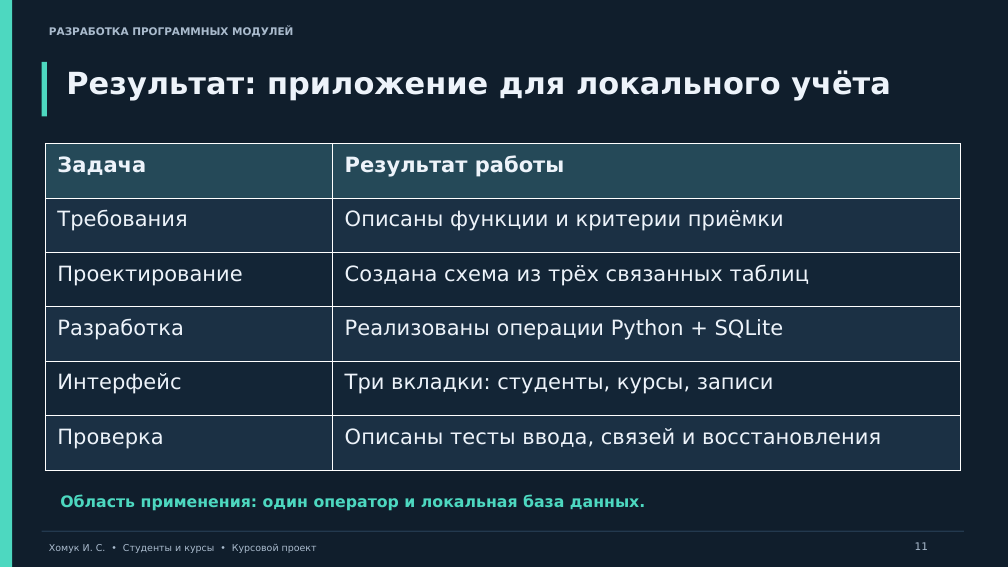
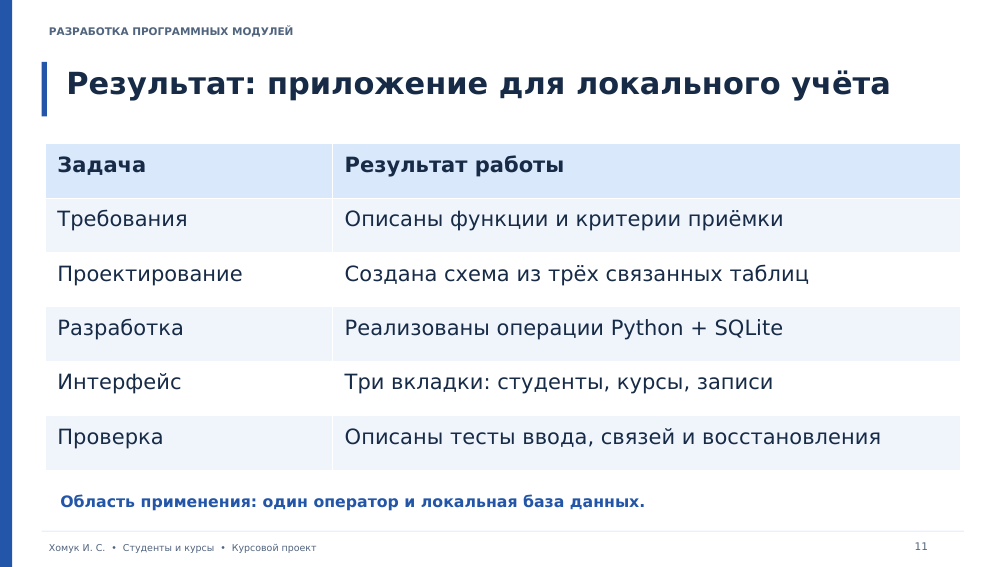
Before and after one commit to keltuzedd/student_courses, a slide deck: slide 11 of presentation.pptx. Drawn at 1008x567 pixels with LibreOffice and Linux fonts; fonts in the diff are those of the drawing. Boxes give left, top, right and bottom in pixels: in the first picture for what was removed or moved away, otherwise in the second. Text is boxed around its words. In the diff, an @@ line names an element or a change of style, - is before the commit and + after.

```diff
--- a/presentation.pptx
+++ b/presentation.pptx
@@ background #101E2C to #FFFFFF @@
@@ rectangle at [0,0,12,567]: fill #4DD8C0 to #2356A8 @@
@@ rectangle at [42,62,47,116]: fill #4DD8C0 to #2356A8 @@
@@ table at [45,144,960,470] @@
@@ fill #254958 to #D9E8FA in row 1 @@
@@ fill #1B3044 to #F0F5FC in 6 cells @@
@@ fill #132536 to #FFFFFF in 4 cells @@
@@ rectangle at [42,531,964,532]: fill #23394E to #E8F0FA @@
@@ page number at [915,542,928,550]: text colour #AABBCD to #51647E @@
```
Also in this commit, not shown: 11 other slides changed.
